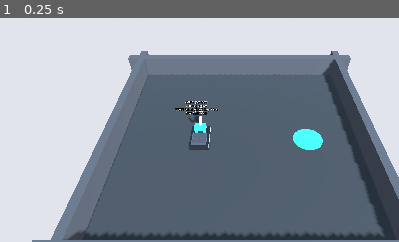
Above: before the commit, frame 1.
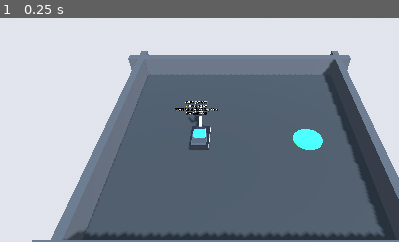
Above: after the commit, the same moment.

Repository: QuangManhAI/RL_port_scheduling_container
Game: Godot game, scene res://scenes/training/training_navigate_carrying.tscn
Two runs of this game, one before a commit and one after it. Both use one fixed random seed, a clock stepped at 60 frames per second and the inputs below. This scene is started directly instead of the project's main scene.
Inputs:
- Up to frame 1 (0.25 s): no input
The pictures show only the part of the screen within x 20-70%, y 23-73%; the shares and areas given below are measured in that part.

The runs differ from the first frame. In frame 1, 0.2% of the frame differs, in the area x 48-52%, y 46-54%.

Commit message:
fix(physics): calibrate tray slot alignment and fix stowed box detection and scene transforms
Companion-Doc: docs/phases/06_RL_TRAINING_CURRICULUM_AND_SCENES.md

Diff:
--- a/godot/scenes/entities/amr_robot.tscn
+++ b/godot/scenes/entities/amr_robot.tscn
@@ -218,13 +218,13 @@
 shape = SubResource("BoxShape3D_tray_rail_end")
 
 [node name="Slot1Marker" type="Marker3D" parent="Chassis/CargoTray"]
-transform = Transform3D(1, 0, 0, 0, 1, 0, 0, 0, 1, 0, 0.16, -0.22)
+transform = Transform3D(1, 0, 0, 0, 1, 0, 0, 0, 1, 0, 0.17, -0.22)
 
 [node name="Slot2Marker" type="Marker3D" parent="Chassis/CargoTray"]
-transform = Transform3D(1, 0, 0, 0, 1, 0, 0, 0, 1, 0, 0.16, 0.22)
+transform = Transform3D(1, 0, 0, 0, 1, 0, 0, 0, 1, 0, 0.17, 0.22)
 
 [node name="Slot1Sensor" type="Area3D" parent="Chassis/CargoTray"]
-transform = Transform3D(1, 0, 0, 0, 1, 0, 0, 0, 1, 0, 0.16, -0.22)
+transform = Transform3D(1, 0, 0, 0, 1, 0, 0, 0, 1, 0, 0.17, -0.22)
 collision_layer = 0
 collision_mask = 8
 
@@ -232,7 +232,7 @@
 shape = SubResource("BoxShape3D_slot_sensor")
 
 [node name="Slot2Sensor" type="Area3D" parent="Chassis/CargoTray"]
-transform = Transform3D(1, 0, 0, 0, 1, 0, 0, 0, 1, 0, 0.16, 0.22)
+transform = Transform3D(1, 0, 0, 0, 1, 0, 0, 0, 1, 0, 0.17, 0.22)
 collision_layer = 0
 collision_mask = 8
 
--- a/godot/scenes/training/training_dropoff.tscn
+++ b/godot/scenes/training/training_dropoff.tscn
@@ -129,7 +129,7 @@
 transform = Transform3D(1, 0, 0, 0, 1, 0, 0, 0, 1, 0, 0, -1)
 
 [node name="CarriedBox" parent="." instance=ExtResource("3_box")]
-transform = Transform3D(1, 0, 0, 0, 1, 0, 0, 0, 1, 0, 0.45, -1.4)
+transform = Transform3D(1, 0, 0, 0, 1, 0, 0, 0, 1, 0, 0.47, -0.97)
 
 [node name="TrainingCamera" type="Camera3D" parent="." node_paths=PackedStringArray("target_node")]
 transform = Transform3D(1, 0, 0, 0, 0.707107, 0.707107, 0, -0.707107, 0.707107, 0, 6, 6)
--- a/godot/scenes/training/training_navigate_carrying.tscn
+++ b/godot/scenes/training/training_navigate_carrying.tscn
@@ -129,7 +129,7 @@
 transform = Transform3D(1, 0, 0, 0, 1, 0, 0, 0, 1, -2, 0, 0)
 
 [node name="CarriedBox" parent="." instance=ExtResource("3_box")]
-transform = Transform3D(1, 0, 0, 0, 1, 0, 0, 0, 1, -2, 0.45, -0.4)
+transform = Transform3D(1, 0, 0, 0, 1, 0, 0, 0, 1, -2, 0.47, 0.03)
 
 [node name="TrainingCamera" type="Camera3D" parent="." node_paths=PackedStringArray("target_node")]
 transform = Transform3D(1, 0, 0, 0, 0.707107, 0.707107, 0, -0.707107, 0.707107, 0, 10, 10)
--- a/godot/scripts/entities/amr_robot.gd
+++ b/godot/scripts/entities/amr_robot.gd
@@ -118,24 +118,26 @@
 	if is_manual_control:
 		_update_targeting_reticle()
 
-## Physical Sensor Queries for Payload Presence in Cargo Tray
+## Physical Sensor & Scene Queries for Payload Presence in Cargo Tray
+func get_slot_box(slot_idx: int) -> ToteBox:
+	var marker: Marker3D = slot_1_marker if slot_idx == 0 else slot_2_marker
+	if cargo_tray:
+		for child in cargo_tray.get_children():
+			if child is ToteBox and is_instance_valid(child) and child != held_box and child.visible:
+				if marker:
+					if child.position.distance_to(marker.position) < 0.35:
+						return child
+				else:
+					return child
+	var sensor: Area3D = slot_1_sensor if slot_idx == 0 else slot_2_sensor
+	if sensor:
+		for body in sensor.get_overlapping_bodies():
+			if body is ToteBox and is_instance_valid(body) and body != held_box and body.visible:
+				return body
+	return null
+
 func is_slot_occupied(slot_idx: int) -> bool:
-	var sensor: Area3D = slot_1_sensor if slot_idx == 0 else slot_2_sensor
-	if not sensor:
-		return false
-	for body in sensor.get_overlapping_bodies():
-		if body is ToteBox and is_instance_valid(body) and body != held_box and body.visible:
-			return true
-	return false
-
-func get_slot_box(slot_idx: int) -> ToteBox:
-	var sensor: Area3D = slot_1_sensor if slot_idx == 0 else slot_2_sensor
-	if not sensor:
-		return null
-	for body in sensor.get_overlapping_bodies():
-		if body is ToteBox and is_instance_valid(body) and body != held_box and body.visible:
-			return body
-	return null
+	return get_slot_box(slot_idx) != null
 
 func get_stowed_box_count() -> int:
 	var count: int = 0
@@ -472,6 +474,7 @@
 			cargo_tray.add_child(held_box)
 			held_box.position = slot_marker.position
 			held_box.rotation = Vector3.ZERO
+			held_box.freeze_mode = RigidBody3D.FREEZE_MODE_KINEMATIC
 			held_box.freeze = true
 			held_box.sleeping = false
 			held_box = null
@@ -537,6 +540,7 @@
 			held_box.get_parent().remove_child(held_box)
 			_get_world_root().add_child(held_box)
 			held_box.global_transform = final_world_tform
+			held_box.freeze_mode = RigidBody3D.FREEZE_MODE_STATIC
 			held_box.freeze = false
 			held_box.sleeping = false
 			PhysicsServer3D.body_set_state(held_box.get_rid(), PhysicsServer3D.BODY_STATE_SLEEPING, false)
--- a/godot/scripts/training/dropoff_env.gd
+++ b/godot/scripts/training/dropoff_env.gd
@@ -13,6 +13,22 @@
 var rng: RandomNumberGenerator = RandomNumberGenerator.new()
 var is_placed: bool = false
 var failed_attempt: bool = false
+
+func _ready() -> void:
+	super._ready()
+	_stow_box_in_slot1()
+
+func _stow_box_in_slot1() -> void:
+	if carried_box and amr and amr.slot_1_marker and amr.cargo_tray:
+		carried_box.freeze_mode = RigidBody3D.FREEZE_MODE_KINEMATIC
+		carried_box.freeze = true
+		if carried_box.get_parent() != amr.cargo_tray:
+			if carried_box.get_parent():
+				carried_box.get_parent().remove_child(carried_box)
+			amr.cargo_tray.add_child(carried_box)
+		carried_box.position = amr.slot_1_marker.position
+		carried_box.rotation = Vector3.ZERO
+		carried_box.visible = true
 
 func _on_arena_reset(seed_val: int, _difficulty: float) -> void:
 	rng.seed = seed_val if seed_val != 0 else Time.get_ticks_usec()
@@ -36,13 +52,7 @@
 		amr.set_rl_control(0.0, 0.0)
 
 	# 2. Stow box in tray
-	if carried_box and amr and amr.slot_1_marker:
-		carried_box.freeze = true
-		if carried_box.get_parent() != amr.cargo_tray:
-			carried_box.get_parent().remove_child(carried_box)
-			amr.cargo_tray.add_child(carried_box)
-		carried_box.transform = amr.slot_1_marker.transform
-		carried_box.visible = true
+	_stow_box_in_slot1()
 
 	if drop_zone_marker:
 		drop_zone_marker.global_position = Vector3(0.0, 0.02, 0.0)
--- a/godot/scripts/training/navigate_carrying_env.gd
+++ b/godot/scripts/training/navigate_carrying_env.gd
@@ -6,6 +6,7 @@
 
 @export var arena_half_extent: float = 6.0
 @export var arrival_threshold: float = 1.20
+@export var stop_speed_threshold: float = 0.30
 
 @onready var drop_zone_marker: Node3D = $DropZoneMarker
 @onready var carried_box: ToteBox = $CarriedBox
@@ -14,6 +15,22 @@
 var prev_distance_to_zone: float = 0.0
 var goal_reached: bool = false
 var wall_collided: bool = false
+
+func _ready() -> void:
+	super._ready()
+	_stow_box_in_slot1()
+
+func _stow_box_in_slot1() -> void:
+	if carried_box and amr and amr.slot_1_marker and amr.cargo_tray:
+		carried_box.freeze_mode = RigidBody3D.FREEZE_MODE_KINEMATIC
+		carried_box.freeze = true
+		if carried_box.get_parent() != amr.cargo_tray:
+			if carried_box.get_parent():
+				carried_box.get_parent().remove_child(carried_box)
+			amr.cargo_tray.add_child(carried_box)
+		carried_box.position = amr.slot_1_marker.position
+		carried_box.rotation = Vector3.ZERO
+		carried_box.visible = true
 
 func _on_arena_reset(seed_val: int, _difficulty: float) -> void:
 	rng.seed = seed_val if seed_val != 0 else Time.get_ticks_usec()
@@ -29,13 +46,7 @@
 	SpawnRandomizer.spawn_agent(amr, arena_half_extent, rng)
 
 	# 2. Stow box directly in AMR tray slot 1
-	if carried_box and amr and amr.slot_1_marker:
-		carried_box.freeze = true
-		if carried_box.get_parent() != amr.cargo_tray:
-			carried_box.get_parent().remove_child(carried_box)
-			amr.cargo_tray.add_child(carried_box)
-		carried_box.transform = amr.slot_1_marker.transform
-		carried_box.visible = true
+	_stow_box_in_slot1()
 
 	# 3. Spawn drop zone marker >= 3.0m away
 	SpawnRandomizer.spawn_drop_zone(drop_zone_marker, amr, arena_half_extent, 3.0, rng)
@@ -114,11 +125,16 @@
 	# 4. Soft stability penalty: discourage erratic turning while carrying cargo
 	reward -= 0.005 * abs(amr._rl_target_v_ang)
 
-	# 5. Arrival bonus
+	# 5. Arrival and controlled stopping bonus
 	if cur_dist <= arrival_threshold:
 		if alignment >= 0.35:
-			goal_reached = true
-			reward += 2.0 + alignment * 1.0
+			if amr.current_speed <= stop_speed_threshold:
+				# Successfully arrived and brought vehicle to a controlled stop/park!
+				goal_reached = true
+				reward += 3.0 + alignment * 1.0
+			else:
+				# Inside zone but still cruising: encourage deceleration
+				reward += 0.08 - (amr.current_speed / maxf(amr.max_speed, 1.0)) * 0.12
 		else:
 			reward -= 0.1
 
--- a/godot/scripts/training/navigate_to_item_env.gd
+++ b/godot/scripts/training/navigate_to_item_env.gd
@@ -6,6 +6,7 @@
 
 @export var arena_half_extent: float = 6.0
 @export var grasp_reach_threshold: float = 1.05
+@export var stop_speed_threshold: float = 0.30
 
 @onready var target_box: ToteBox = $TargetBox
 @onready var walls_node: Node3D = $ArenaWalls
@@ -106,11 +107,15 @@
 	if amr._manual_linear_vel < -0.1:
 		reward -= 0.05
 
-	# 4. Success bonus on arrival (requires facing box within ~70 degrees)
+	# 4. Success bonus on arrival (requires facing box within ~70 degrees and coming to a controlled stop)
 	if cur_dist <= grasp_reach_threshold:
 		if alignment >= 0.35:
-			goal_reached = true
-			reward += 2.0 + alignment * 1.0
+			if amr.current_speed <= stop_speed_threshold:
+				goal_reached = true
+				reward += 3.0 + alignment * 1.0
+			else:
+				# Near box but still cruising: encourage deceleration
+				reward += 0.08 - (amr.current_speed / maxf(amr.max_speed, 1.0)) * 0.12
 		else:
 			reward -= 0.1
 
Not shown, changed: .gitignore
